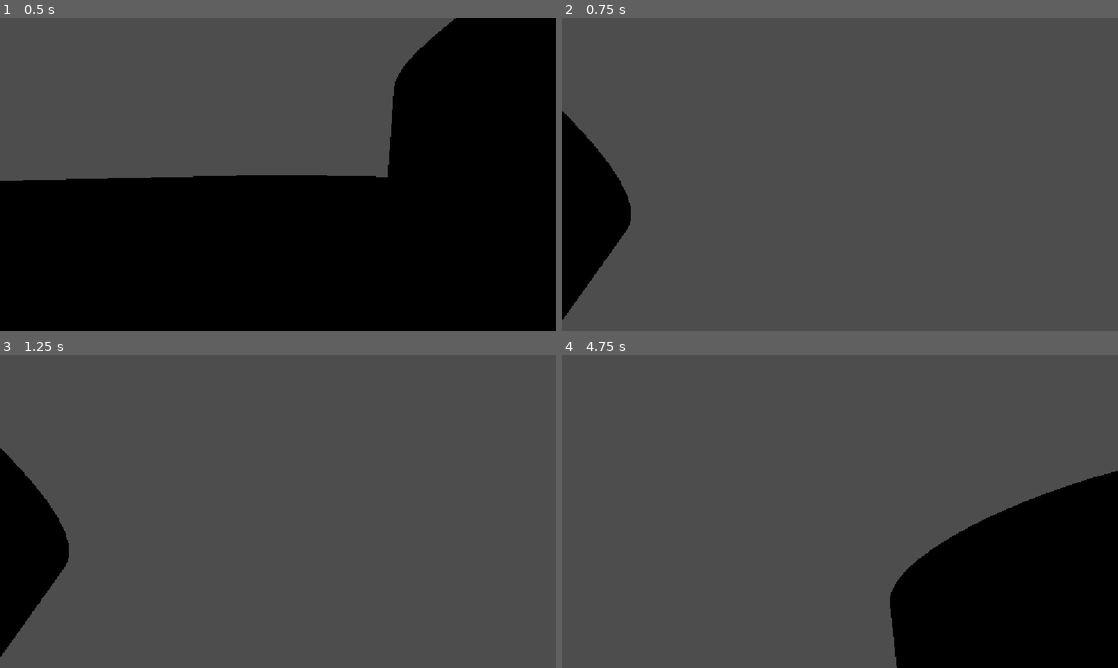
Above: before the commit, frames 1-4 (two rows, left to right).
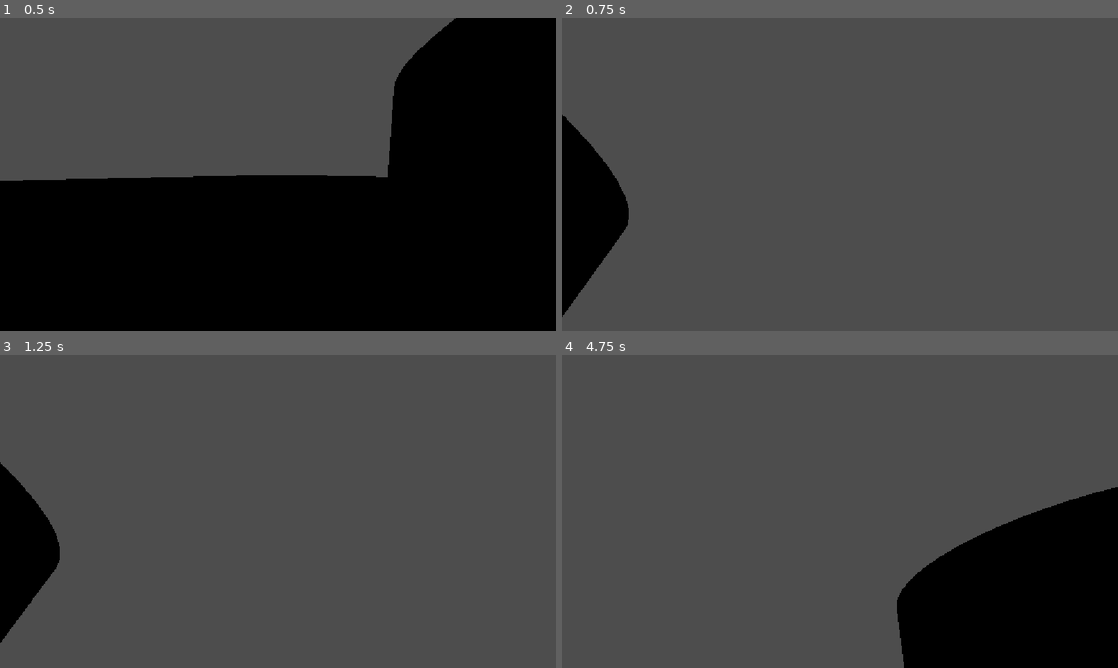
Above: after the commit, the same moments.

Repository: khromeengine/let-me-fix-my-controls
Game: Godot game, scene res://scenes/levels/level_test.tscn
Same seed, same stepped clock (60 frames per second), same inputs: the game is played once before the commit and once after it.
Inputs (mouse positions are in pixels of both pictures, inside the frame that each line leads up to):
- Up to frame 1 (0.5 s): no input
- Up to frame 2 (0.75 s): tap Enter at 0.5 s; move the mouse to (962, 158) at 0.52 s; hold Space (strafe_right) from 0.53 s (still down); click (962, 158) at 0.67 s
- Up to frame 3 (1.25 s): keep holding Space (strafe_right)
- Up to frame 4 (4.75 s): release Space (strafe_right) at 1.25 s; drag from (728, 527) to (812, 574) at 1.27 s; tap Space (strafe_right) at 2, 3.5 s; move the mouse to (895, 442) at 2.02 s; hold Space (strafe_right) 2.03-2.75 s; tap Enter at 2.75, 4.25 s; drag from (812, 574) to (673, 464) at 2.77 s; move the mouse to (1006, 558) at 3.52 s; hold A (strafe_left) 3.53-4.25 s; drag from (673, 464) to (756, 433) at 4.27 s

Frame 1 is identical in both runs. In frame 2, 0.3% of the frame differs, in the area x 0-13%, y 29-97%; in frame 3, 1.2%; in frame 4, 2.1%, in the area x 59-100%, y 37-100%.

Commit message:
basic movement added

Diff:
--- a/scenes/player_character.tscn
+++ b/scenes/player_character.tscn
@@ -16,8 +16,9 @@
 [node name="Camera3D" type="Camera3D" parent="CameraYaw/CameraPitch" unique_id=1515847081]
 current = true
 
+[node name="LookDirection" type="RayCast3D" parent="CameraYaw/CameraPitch" unique_id=491838313]
+transform = Transform3D(1, 0, 0, 0, 1, 0, 0, 0, 1, 0, 0.0012573004, 0)
+target_position = Vector3(0, 0, -1)
+
 [node name="CollisionShape3D" type="CollisionShape3D" parent="." unique_id=1815997849]
 shape = SubResource("CapsuleShape3D_xcsdh")
-
-[node name="RayCast3D" type="RayCast3D" parent="." unique_id=491838313]
-target_position = Vector3(0, 0, -1)
--- a/scripts/globals/controls_manager.gd
+++ b/scripts/globals/controls_manager.gd
@@ -11,7 +11,7 @@
 	if input is InputEventMouseButton:
 		return float(Input.is_mouse_button_pressed(input.button_index))
 	else:
-		return -1
+		return 0
 
 
 func _helper_add_action_strength(accum: float, a: InputEvent) -> float:
--- a/scripts/player_character.gd
+++ b/scripts/player_character.gd
@@ -1,27 +1,89 @@
 class_name PlayerCharacter
 extends CharacterBody3D
 
-@export var fwd_movement_speed: float = 250
-@export var strafe_speed: float = 200
-@export var backing_speed: float = 100
-@export var jump_strength: float = 200
-@export var friction: float = 200
+
+const DELTA_LERP_CONSTANT = 12
+
+@export var fwd_movement_speed: float = 120
+@export var strafe_speed: float = 90
+@export var backing_speed: float = 60
+@export var jump_strength: float = 20
+@export var friction: float = 0.2
+@export var drag: float = 0.2
+@export var gravity: float = 10
+@export var max_walking_speed: float = 20
+@export var max_strafing_speed: float = 15
+@export var max_backing_speed: float = 10
+@export var min_speed: float = 0.1
 
 @export var default_cam_sens = 0.5
 @export var default_cam_y_ratio = 1.0
 
-@onready var camera = $Camera3D
+var _moved_last_frame: bool = true
+
+@onready var camera = $CameraYaw/CameraPitch/Camera3D
 @onready var cam_yaw = $CameraYaw
 @onready var cam_pitch = $CameraYaw/CameraPitch
+@onready var look_direction = $CameraYaw/CameraPitch/LookDirection
 
 
 func _physics_process(delta: float) -> void:
-	move_and_slide()
-	pass
+	handle_friction(delta, _moved_last_frame)
+	handle_drag(delta, _moved_last_frame)
+	apply_gravity(delta)
+
+	var did_forward_movement = do_forward_backward_movement(delta)
+	var did_strafe = do_strafing(delta)
+
+	_moved_last_frame = did_forward_movement or did_strafe
 
 
-func do_forward_movement(delta: float) -> void:
+	move_and_slide()
+
+
+func do_forward_backward_movement(delta: float) -> bool:
 	var forward_strength = ControlsManager.get_total_strength_of_action("move_forward")
+	var forward_direction = Vector3.FORWARD.rotated(Vector3.UP, cam_yaw.global_rotation.y)
+	var backward_strength = ControlsManager.get_total_strength_of_action("move_back")
+	var backward_direction = -forward_direction
+	if forward_strength - backward_strength > 0:
+		_do_arbitrary_directional_movement(forward_strength - backward_strength, delta, fwd_movement_speed, max_walking_speed, forward_direction)
+		return true
+	if backward_strength - forward_strength > 0:
+		_do_arbitrary_directional_movement(backward_strength - forward_strength, delta, backing_speed, max_backing_speed, backward_direction)
+		return true
+	return false
+
+
+func do_strafing(delta: float) -> bool:
+	var right_strength = ControlsManager.get_total_strength_of_action("strafe_right")
+	var right_direction = Vector3.RIGHT.rotated(Vector3.UP, cam_yaw.global_rotation.y)
+	var left_strength = ControlsManager.get_total_strength_of_action("strafe_left")
+	var left_direction = -right_direction
+	if right_strength - left_strength > 0:
+		_do_arbitrary_directional_movement(right_strength - left_strength, delta, strafe_speed, max_strafing_speed, right_direction)
+		return true
+	elif left_strength - right_strength > 0:
+		_do_arbitrary_directional_movement(left_strength - right_strength, delta, strafe_speed, max_strafing_speed, left_direction)
+		return true
+	return false
+
+
+func _do_arbitrary_directional_movement(button_strength: float, delta: float, movement_speed: float, max_movement_speed: float, forward_vector: Vector3) -> void:
+	var max_forward_velocity = forward_vector * max_movement_speed * button_strength
+	var added_forward_velocity = forward_vector * button_strength * movement_speed * delta
+	if forward_vector.x > 0:
+		if velocity.x <= max_forward_velocity.x:
+			velocity.x = clampf(velocity.x + added_forward_velocity.x, -INF, max_forward_velocity.x)
+	elif forward_vector.x < 0:
+		if velocity.x >= max_forward_velocity.x:
+			velocity.x = clampf(velocity.x + added_forward_velocity.x, max_forward_velocity.x, INF)
+	if forward_vector.z > 0:
+		if velocity.z <= max_forward_velocity.z:
+			velocity.z = clampf(velocity.z + added_forward_velocity.z, -INF, max_forward_velocity.z)
+	elif forward_vector.z < 0:
+		if velocity.z >= max_forward_velocity.z:
+			velocity.z = clampf(velocity.z + added_forward_velocity.z, max_forward_velocity.z, INF)
 
 
 func do_camera_movement(vec: Vector2) -> void:
@@ -31,6 +93,36 @@
 	pass
 
 
+func handle_friction(delta: float, moving: bool) -> void:
+	if is_on_floor():
+		var horz_velocity = Vector2(velocity.x, velocity.z)
+		if horz_velocity.length() <= min_speed * max_walking_speed and not moving:
+			horz_velocity = Vector2.ZERO
+		else:
+			print("a")
+			print(horz_velocity)
+			horz_velocity = lerp(horz_velocity, Vector2.ZERO, 1 - friction ** (DELTA_LERP_CONSTANT * delta))
+		velocity.x = horz_velocity.x
+		velocity.z = horz_velocity.y
+
+
+func handle_drag(delta: float, moving: bool) -> void:
+	if not is_on_floor():
+		var horz_velocity = Vector2(velocity.x, velocity.z)
+		if horz_velocity.length() <= min_speed * max_walking_speed and not moving:
+			horz_velocity = Vector2.ZERO
+		else:
+			print("a")
+			horz_velocity = lerp(horz_velocity, Vector2.ZERO, 1 - drag ** (DELTA_LERP_CONSTANT * delta))
+		velocity.x = horz_velocity.x
+		velocity.z = horz_velocity.y
+
+
+func apply_gravity(delta: float) -> void:
+	if not is_on_floor():
+		velocity.y -= gravity * delta
+
+
 func _unhandled_input(event: InputEvent) -> void:
 	if event is InputEventMouseMotion:
 		do_camera_movement(Vector2(event.screen_relative.x, event.screen_relative.y * default_cam_y_ratio))
